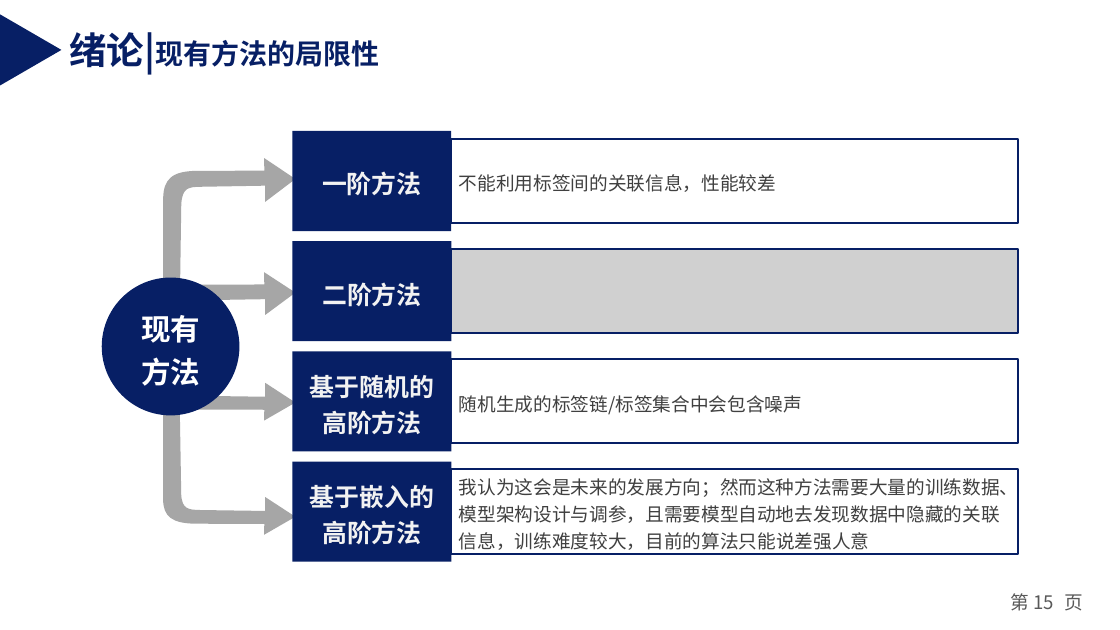
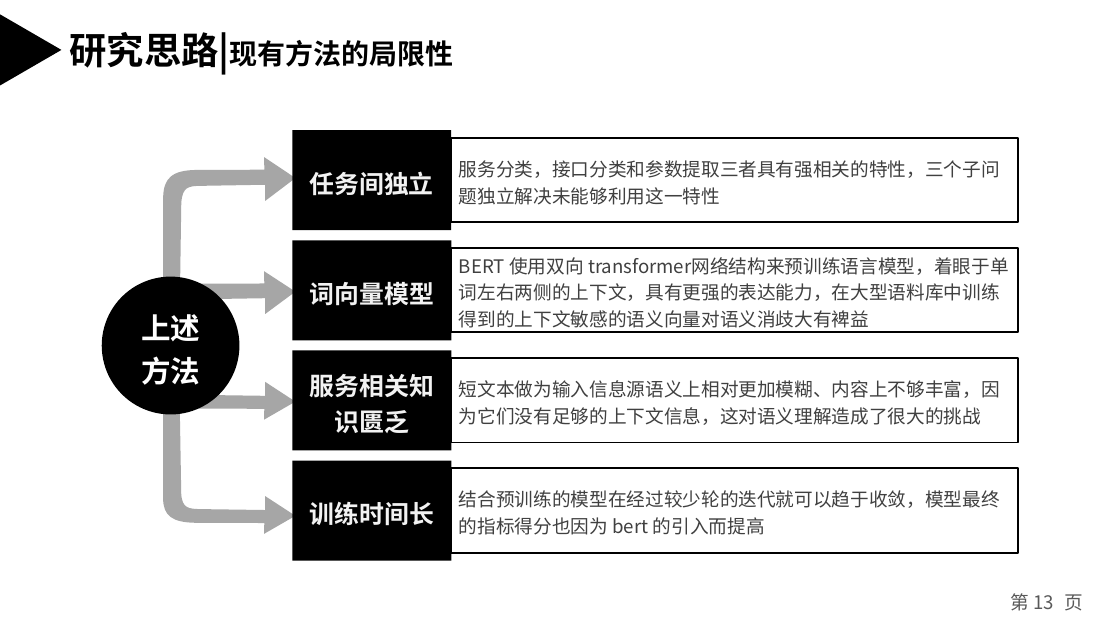
Before and after one commit to weixiao2333/zjuthesis-mphil, a slide deck: slide 13 of 硕士毕业论文答辩PPT.pptx (slide 15 before the commit). Drawn at 1120x630 pixels with LibreOffice and Linux fonts; fonts in the diff are those of the drawing; grey boxes stand for pictures. Boxes give left, top, right and bottom in pixels: in the first picture for what was removed or moved away, otherwise in the second. Text is boxed around its words. In the diff, an @@ line names an element or a change of style, - is before the commit and + after.

```diff
--- a/硕士毕业论文答辩PPT.pptx
+++ b/硕士毕业论文答辩PPT.pptx
@@ text at box(69, 32, 454, 74): text changed; text colour #071F65 to #000000 @@
-绪论|现有方法的局限性
+研究思路|现有方法的局限性
@@ text in rectangle at box(310, 171, 434, 196): text changed @@
-一阶方法
+任务间独立
@@ text in rectangle at box(459, 160, 1000, 205): text changed @@
-不能利用标签间的关联信息，性能较差
+服务分类，接口分类和参数提取三者具有强相关的特性，三个子问题独立解决未能够利用这一特性
@@ picture removed at box(451, 249, 1018, 333) @@
@@ rectangle added at box(451, 249, 1018, 333), outline #000000 1.25 pt, 12 pt, text #404040 @@
+BERT 使用双向 transformer网络结构来预训练语言模型，着眼于单词左右两侧的上下文，具有更强的表达能力，在大型语料库中训练得到的上下文敏感的语义向量对语义消歧大有裨益
@@ outline redrawn in 4 elements at box(164, 394, 296, 534), box(164, 157, 296, 318), box(164, 271, 296, 429), box(164, 280, 296, 420) @@
@@ text in rectangle at box(310, 282, 434, 306): text changed @@
-二阶方法
+词向量模型
@@ text in ellipse at box(141, 314, 200, 385): text changed @@
-现有方法
+上述方法
@@ outline #071F65 1.25 pt to #000000 1.25 pt in 3 elements at box(451, 138, 1018, 222), box(451, 468, 1018, 552), box(451, 358, 1018, 442) @@
@@ text in rectangle at box(310, 374, 434, 433): text changed @@
-基于随机的高阶方法
+服务相关知识匮乏
@@ text in rectangle at box(459, 380, 1000, 425): text changed @@
-随机生成的标签链/标签集合中会包含噪声
+短文本做为输入信息源语义上相对更加模糊、内容上不够丰富，因
+为它们没有足够的上下文信息，这对语义理解造成了很大的挑战
@@ fill #071F65 to #000000 in 6 elements at box(1, 14, 62, 86), box(102, 277, 240, 414), box(292, 130, 451, 230), box(292, 351, 451, 450), box(292, 241, 451, 340), box(292, 460, 451, 560) @@
@@ text in rectangle at box(310, 501, 434, 526): text changed @@
-基于嵌入的高阶方法
+训练时间长
@@ text in rectangle at box(459, 490, 1000, 535): text changed @@
-我认为这会是未来的发展方向；然而这种方法需要大量的训练数据、模型架构设计与调参，且需要模型自动地去发现数据中隐藏的关联信息，训练难度较大，目前的算法只能说差强人意
+结合预训练的模型在经过较少轮的迭代就可以趋于收敛，模型最终的指标得分也因为 bert 的引入而提高
@@ page number at box(1011, 593, 1084, 611): text changed @@
-第 15 页
+第 13 页
```
Also in this commit, not shown: 28 other slides changed, 3 slides added, 13 slides removed.
